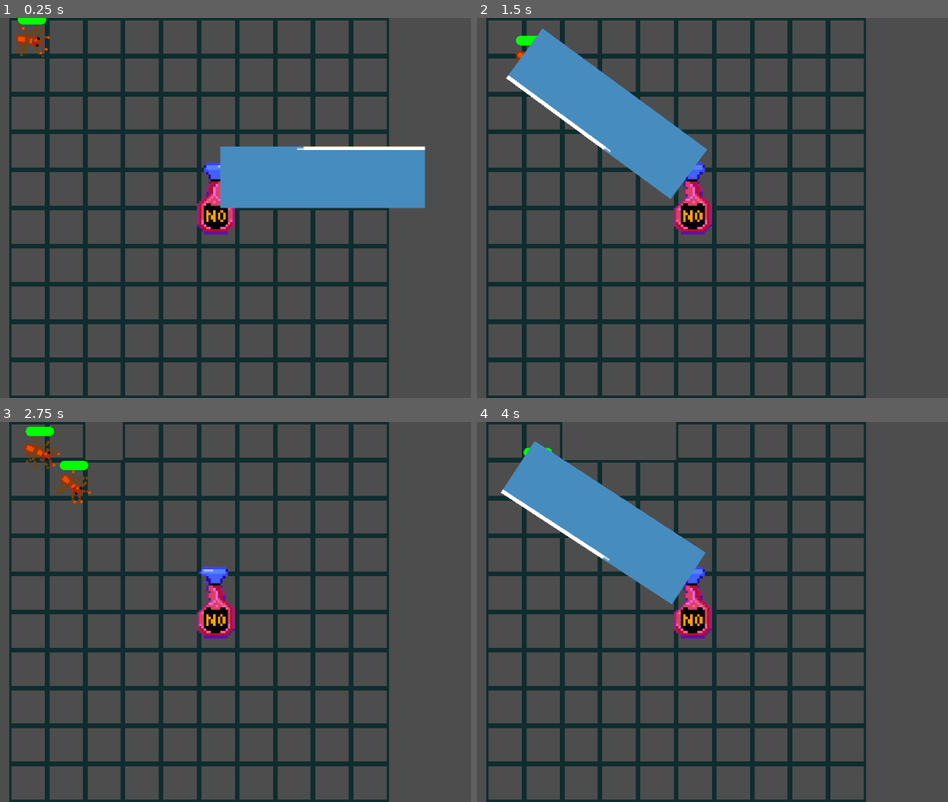
Above: before the commit, frames 1-4 (two rows, left to right).
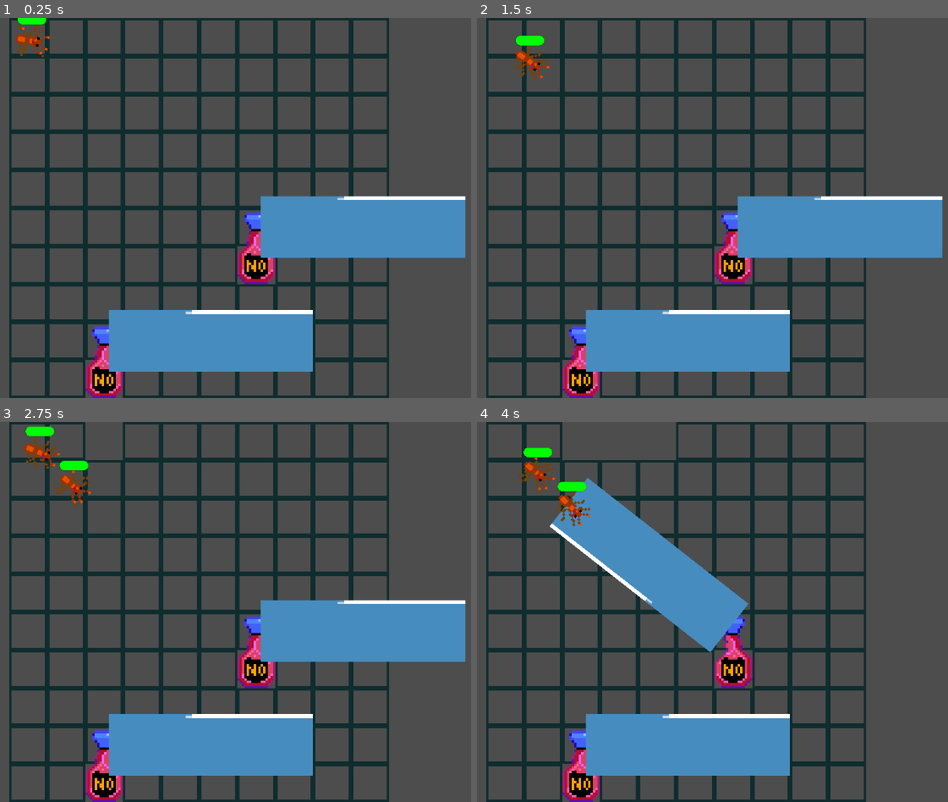
Above: after the commit, the same moments.

Repository: pmaitland/GGJ2026
Game: Godot game, scene res://scenes/main.tscn
Same seed, same stepped clock (60 frames per second), same inputs: the game is played once before the commit and once after it. The engine's default icon, where the game draws it, is replaced by a stand-in: a white triangle on a blue panel in a dark square.
Inputs (mouse positions are in pixels of both pictures, inside the frame that each line leads up to):
- Up to frame 1 (0.25 s): no input
- Up to frame 2 (1.5 s): move the mouse to (505, 37) at 0.52 s; click (505, 37) at 0.67 s; move the mouse to (542, 37) at 1.27 s; click (542, 37) at 1.42 s
- Up to frame 3 (2.75 s): move the mouse to (103, 441) at 2.02 s; click (103, 441) at 2.17 s
- Up to frame 4 (4 s): move the mouse to (618, 441) at 2.77 s; click (618, 441) at 2.92 s; move the mouse to (655, 441) at 3.52 s; click (655, 441) at 3.67 s

The runs differ from the first frame. In frame 1, 22% of the frame differs, in the area x 18-99%, y 33-100%; in frame 2, 24%, in the area x 6-99%, y 2-100%; in frame 3, 17%; in frame 4, 15%.

Commit message:
grid places towers

Diff:
--- a/mask/scenes/grid.tscn
+++ b/mask/scenes/grid.tscn
@@ -4,3 +4,4 @@
 
 [node name="Grid" type="Node2D" unique_id=486579014]
 script = ExtResource("1_t5fjg")
+spray_bottles = Array[Vector2i]([Vector2i(6, 6), Vector2i(2, 9)])
--- a/mask/scenes/main.tscn
+++ b/mask/scenes/main.tscn
@@ -1,8 +1,7 @@
 [gd_scene format=3 uid="uid://b1h6x3saqvosb"]
 
-[ext_resource type="PackedScene" path="res://scenes/grid.tscn" id="1_0wfyh"]
-[ext_resource type="Script" path="res://scripts/camera.gd" id="3_sugp2"]
-[ext_resource type="PackedScene" uid="uid://okvf6s02rpua" path="res://scenes/tower.tscn" id="4_jyhfs"]
+[ext_resource type="PackedScene" uid="uid://4chjb2atieiw" path="res://scenes/grid.tscn" id="1_0wfyh"]
+[ext_resource type="Script" uid="uid://ulmohv3g86x2" path="res://scripts/camera.gd" id="3_sugp2"]
 
 [node name="Main" type="Node2D" unique_id=1238660768]
 
@@ -10,6 +9,3 @@
 
 [node name="Camera2D" type="Camera2D" parent="." unique_id=916026731]
 script = ExtResource("3_sugp2")
-
-[node name="Tower" parent="." unique_id=1362576494 instance=ExtResource("4_jyhfs")]
-position = Vector2(79, 75)
--- a/mask/scripts/cell.gd
+++ b/mask/scripts/cell.gd
@@ -1,7 +1,11 @@
 extends Node2D
+
+
+func disable() -> void:
+	AStar.set_disabled(AStar.global_to_cell(global_position), true)
+	visible = !AStar.is_disabled(AStar.global_to_cell(global_position))
 
 
 func _on_area_2d_input_event(_viewport: Node, _event: InputEvent, _shape_idx: int) -> void:
 	if Input.is_mouse_button_pressed(MOUSE_BUTTON_LEFT):
-		AStar.set_disabled(AStar.global_to_cell(global_position), true)
-		visible = !AStar.is_disabled(AStar.global_to_cell(global_position))
+		disable()
--- a/mask/scripts/grid.gd
+++ b/mask/scripts/grid.gd
@@ -6,11 +6,15 @@
 @export var start: Vector2i = Vector2i(0, 0)
 @export var end: Vector2i = Vector2i(9, 9)
 @export var ant_count: int = 10
+@export var spray_bottles: Array[Vector2i]
 
 var ant_scene: PackedScene
+
 var ant_spawn_timer: Timer
 var ant_spawn_cooldown: float = 2
 var ants_spawned_count: int = 0
+
+var cells: Array[Node2D] = []
 
 
 func _ready() -> void:
@@ -24,7 +28,9 @@
 		for x in AStar.width:
 			var cell: Node2D = cell_scene.instantiate()
 			cell.global_position = AStar.cell_to_global(Vector2(x, y))
+			cells.append(cell)
 			add_child(cell)
+	_create_spray_bottles()
 
 
 func _process(_delta) -> void:
@@ -34,3 +40,14 @@
 		add_child(ant)
 		ants_spawned_count += 1
 		ant_spawn_timer.start(ant_spawn_cooldown)
+
+
+func _create_spray_bottles() -> void:
+	var spray_bottle_scene: PackedScene = load("res://scenes/tower.tscn")
+	for coords in spray_bottles:
+		var spray_bottle: Node2D = spray_bottle_scene.instantiate()
+		spray_bottle.position = AStar.cell_to_global(coords)
+		add_child(spray_bottle)
+		for cell in cells:
+			if cell.position == spray_bottle.position:
+				cell.disable()
